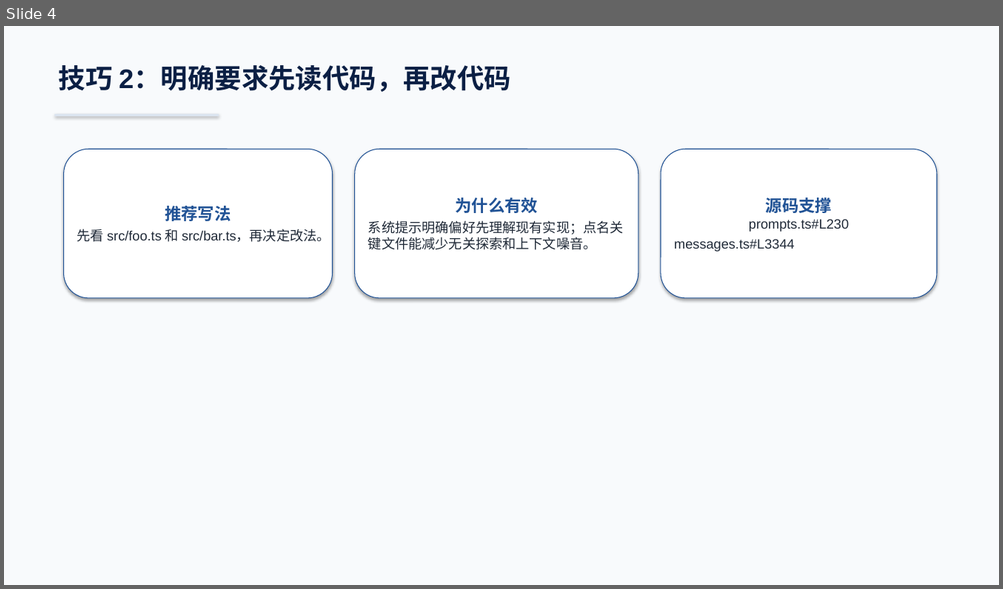
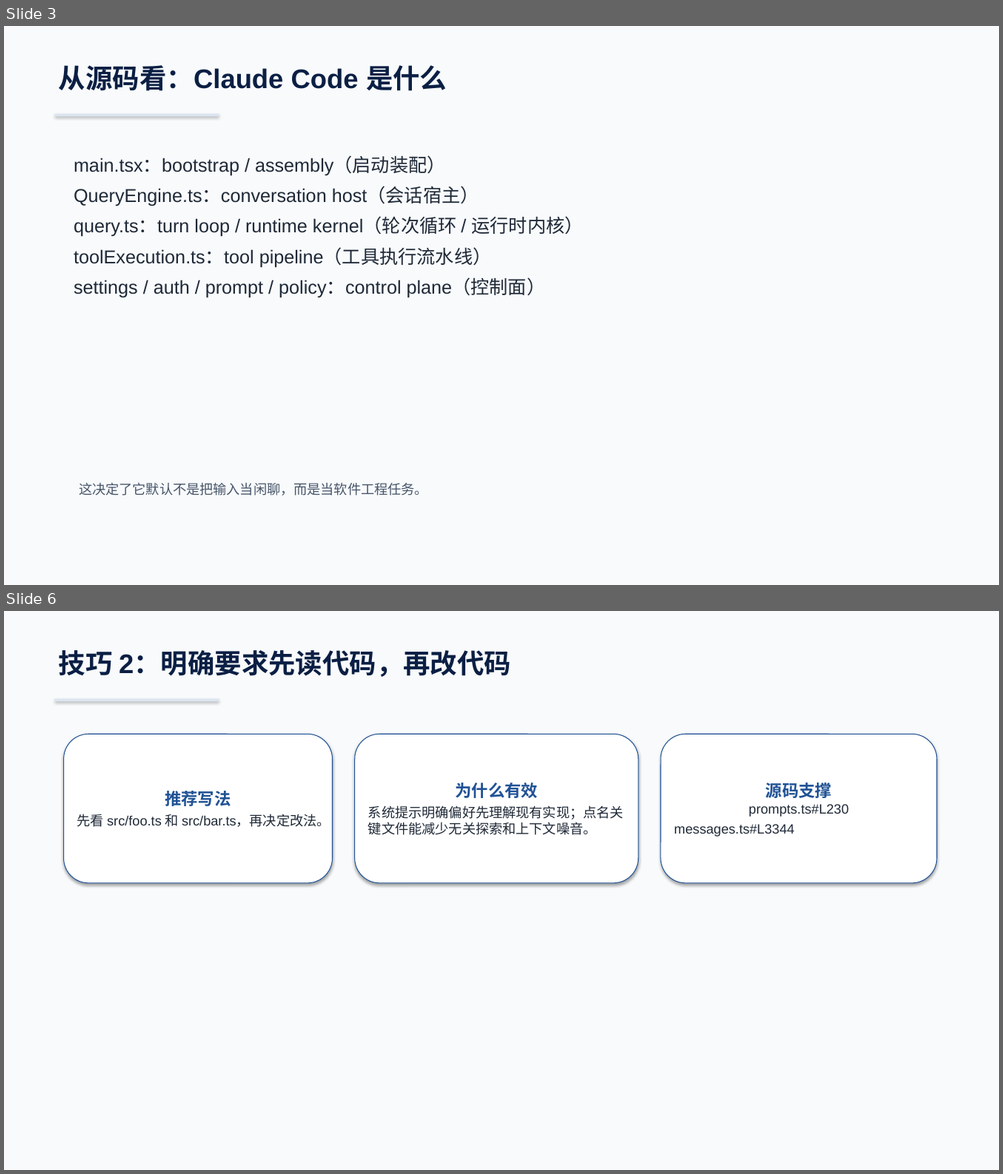
Before and after one commit to boboliu-1010/ccode, a slide deck: docs/zh/09-Claude Code 使用技巧与注意事项-WPS兼容版.pptx. Shown one above the other, each under a label of ours: slide 4 before the commit, slides 3 and 6 after it; the slides between them are not shown. The pictures are 1003x589 and 1003x1174 pixels, drawn with LibreOffice and Linux fonts; fonts in the diff are those of the drawing. Boxes give left, top, right and bottom in pixels: in the first picture for what was removed or moved away, otherwise in the second. Text is boxed around its words. In the diff, an @@ line names an element or a change of style, - is before the commit and + after.

```diff
--- a/docs/zh/09-Claude Code 使用技巧与注意事项-WPS兼容版.pptx
+++ b/docs/zh/09-Claude Code 使用技巧与注意事项-WPS兼容版.pptx
@@ slide 3 added at (4, 26, 999, 585), background #F8FAFC @@
@@ text added at (59, 65, 447, 91), 26 pt, text #0B1F44, bold @@
+从源码看：Claude Code 是什么
@@ rectangle added at (55, 114, 219, 116), fill #DBE4F0 @@
@@ text added at (74, 156, 583, 298), 18 pt, text #1F2937 @@
+main.tsx：bootstrap / assembly（启动装配）
+QueryEngine.ts：conversation host（会话宿主）
+query.ts：turn loop / runtime kernel（轮次循环 / 运行时内核）
+toolExecution.ts：tool pipeline（工具执行流水线）
+settings / auth / prompt / policy：control plane（控制面）
@@ text added at (79, 483, 428, 496), 13 pt, text #475569 @@
+这决定了它默认不是把输入当闲聊，而是当软件工程任务。
@@ what was slide 4 is now slide 6 @@
```
Also in this commit, not shown: 7 slides changed, 3 other slides added, 3 slides removed, 2 other files.
